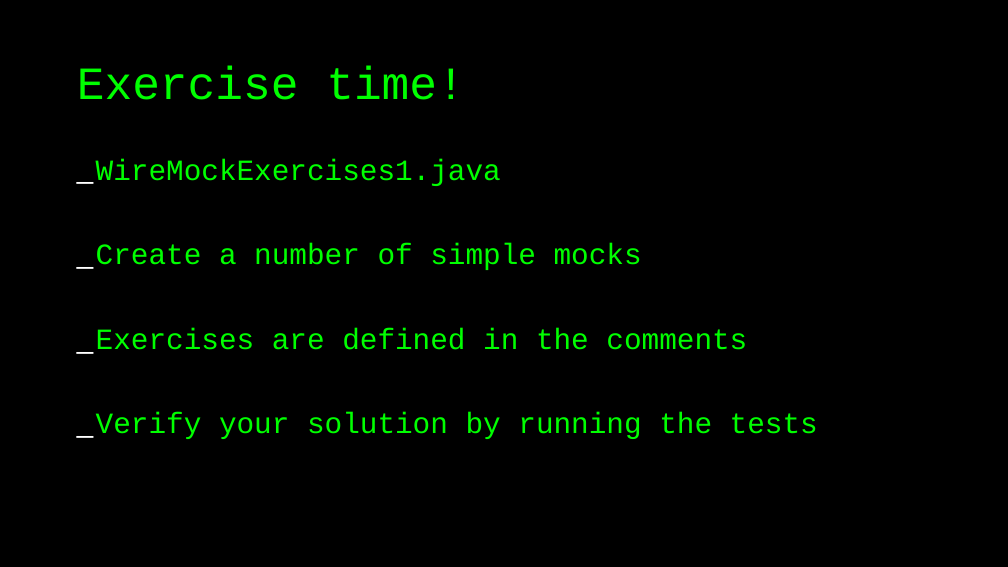
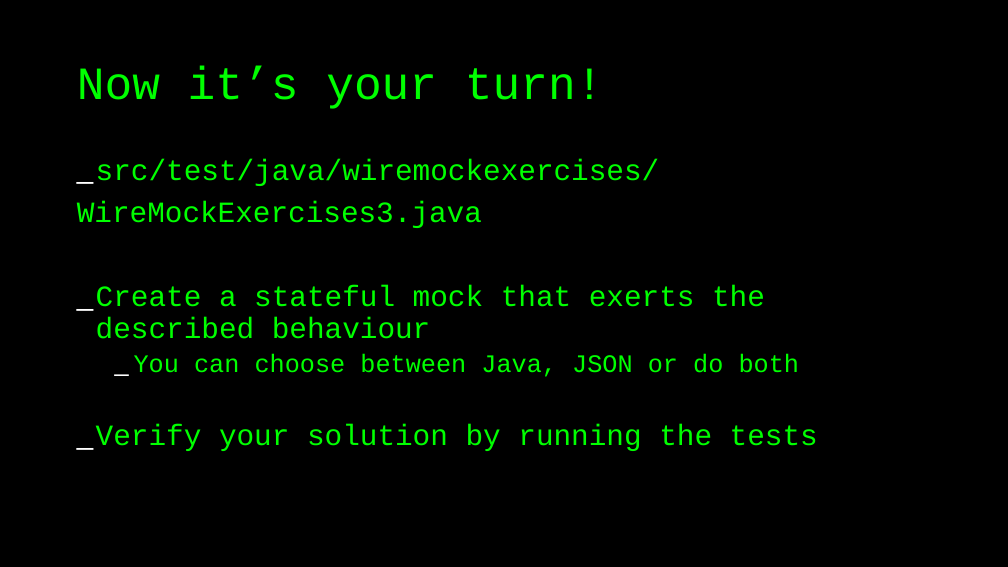
Before and after one commit to basdijkstra/wiremock-workshop, a slide deck: slide 41 of wiremock_workshop.odp (slide 22 before the commit). Drawn at 1008x567 pixels with LibreOffice and Linux fonts; fonts in the diff are those of the drawing. Boxes give left, top, right and bottom in pixels: in the first picture for what was removed or moved away, otherwise in the second. Text is boxed around its words. In the diff, an @@ line names an element or a change of style, - is before the commit and + after.

Commit message:
Updated exercises series 4

```diff
--- a/wiremock_workshop.odp
+++ b/wiremock_workshop.odp
@@ title at (x1=77, y1=67, x2=604, y2=109): text changed @@
-Exercise time!
+Now it’s your turn!
@@ text at (x1=77, y1=159, x2=800, y2=377): text changed @@
-_ WireMockExercises1.java
-_ Create a number of simple mocks
-_ Exercises are defined in the comments
+_ src/test/java/wiremockexercises/
+WireMockExercises3.java
+_ Create a stateful mock that exerts the described behaviour
+  _ You can choose between Java, JSON or do both
```
Also in this commit, not shown: 16 other slides changed, 17 slides added, 21 slides removed, 6 other files.
